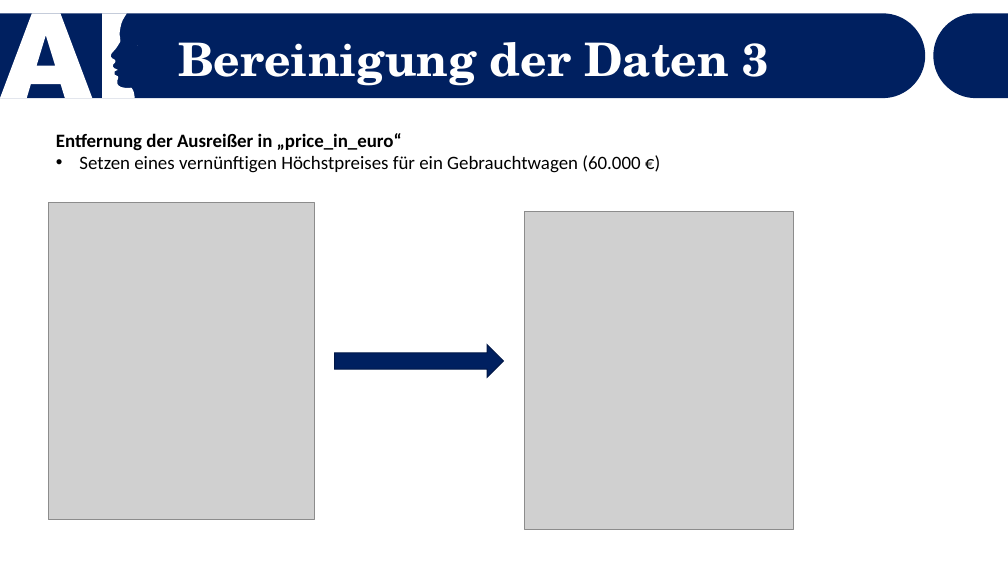
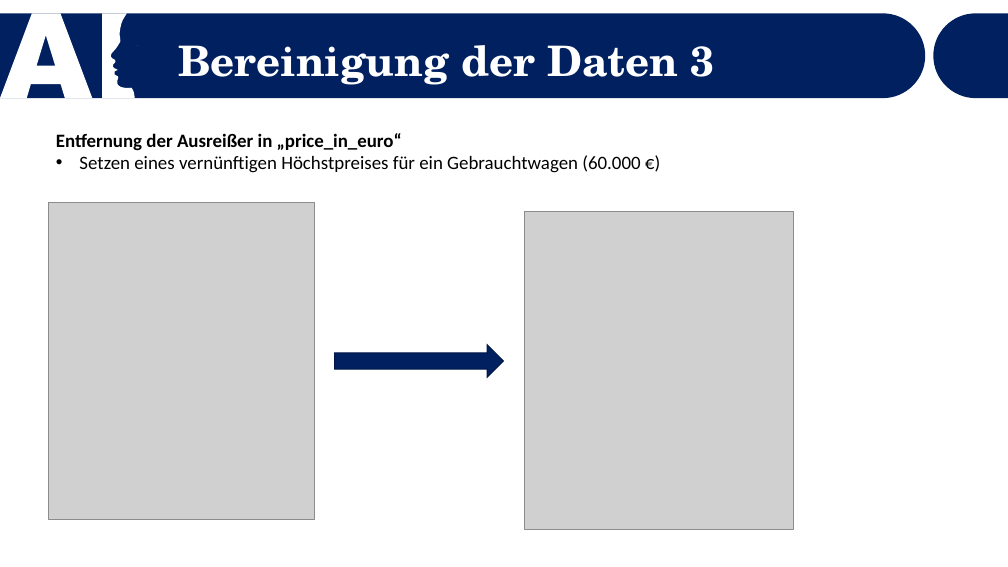
Before and after one commit to Dewin154/Projekt_Machine_Learning, a slide deck: slide 7 of Präsentation_Vorlage.pptx (slide 6 before the commit). Drawn at 1008x567 pixels with LibreOffice and Linux fonts; fonts in the diff are those of the drawing; grey boxes stand for pictures. Boxes give left, top, right and bottom in pixels: in the first picture for what was removed or moved away, otherwise in the second. Text is boxed around its words. In the diff, an @@ line names an element or a change of style, - is before the commit and + after.

```diff
--- a/Präsentation_Vorlage.pptx
+++ b/Präsentation_Vorlage.pptx
@@ text "Bereinigung der Daten 3" at (x1=178, y1=45, x2=715, y2=85): size 44 to 40 pt; line spacing 0.7 to 0.9 @@
```
Also in this commit, not shown: 2 other slides changed, 1 other file.
